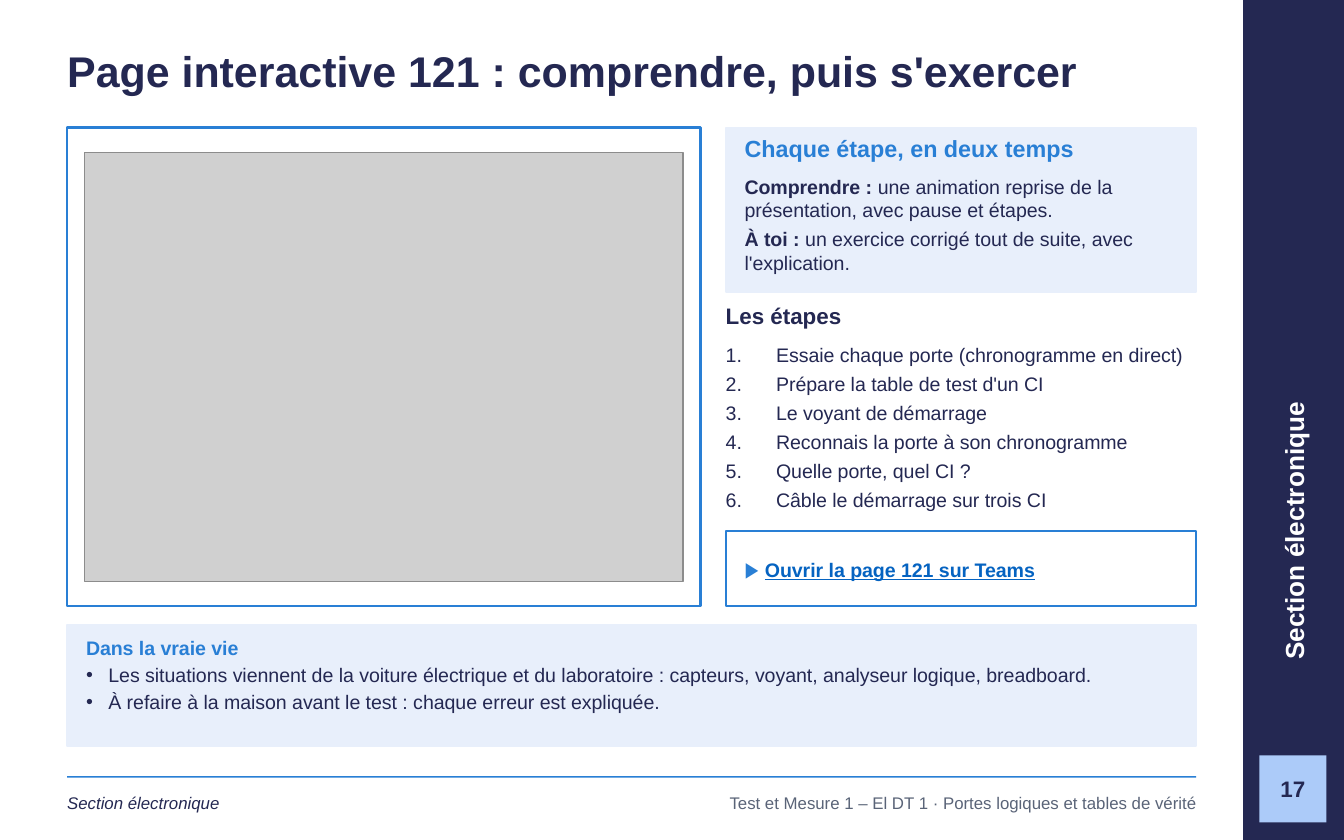
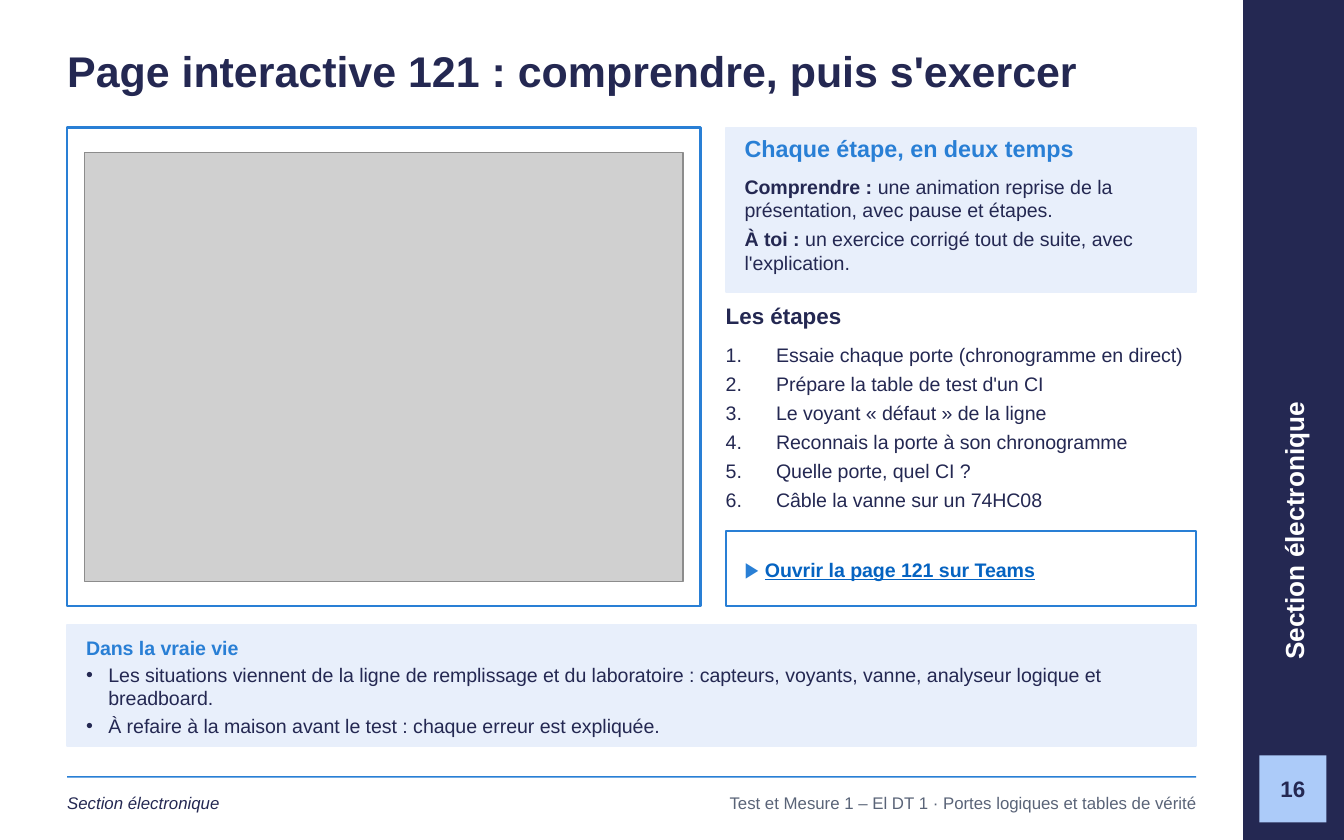
Before and after one commit to GlemoineETML/cours-etml, a slide deck: slide 16 of reference/tm1/semaine-1/120 Portes logiques et tables de vérité.pptx (slide 17 before the commit). Drawn at 1344x840 pixels with LibreOffice and Linux fonts; fonts in the diff are those of the drawing; grey boxes stand for pictures; background and template pictures are left out. Boxes give left, top, right and bottom in pixels: in the first picture for what was removed or moved away, otherwise in the second. Text is boxed around its words. In the diff, an @@ line names an element or a change of style, - is before the commit and + after.

```diff
--- a/reference/tm1/semaine-1/120 Portes logiques et tables de vérité.pptx
+++ b/reference/tm1/semaine-1/120 Portes logiques et tables de vérité.pptx
@@ text at <box>776,405,1046,424</box>: text changed @@
-3. Le voyant de démarrage
+3. Le voyant « défaut » de la ligne
@@ text at <box>776,492,1042,508</box>: text changed @@
-6. Câble le démarrage sur trois CI
+6. Câble la vanne sur un 74HC08
@@ text at <box>108,668,1101,705</box>: text changed @@
-• Les situations viennent de la voiture électrique et du laboratoire : capteurs, voyant, analyseur logique, breadboard.
+• Les situations viennent de la ligne de remplissage et du laboratoire : capteurs, voyants, vanne, analyseur logique et breadboard.
@@ page number at <box>1280,781,1305,797</box>: text changed @@
-17
+16
```
Also in this commit, not shown: 16 other slides changed, 1 slide removed, 4 other files.
